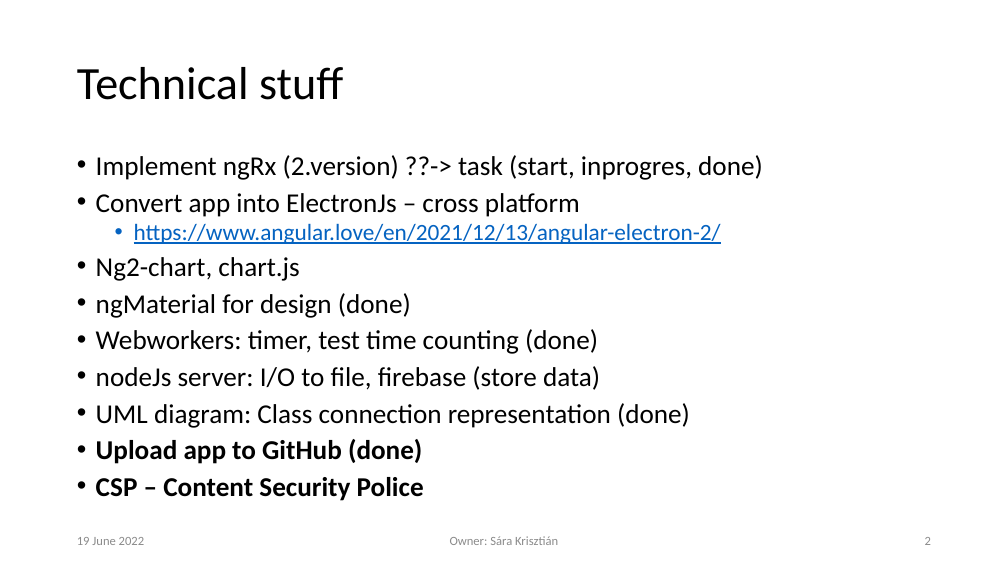
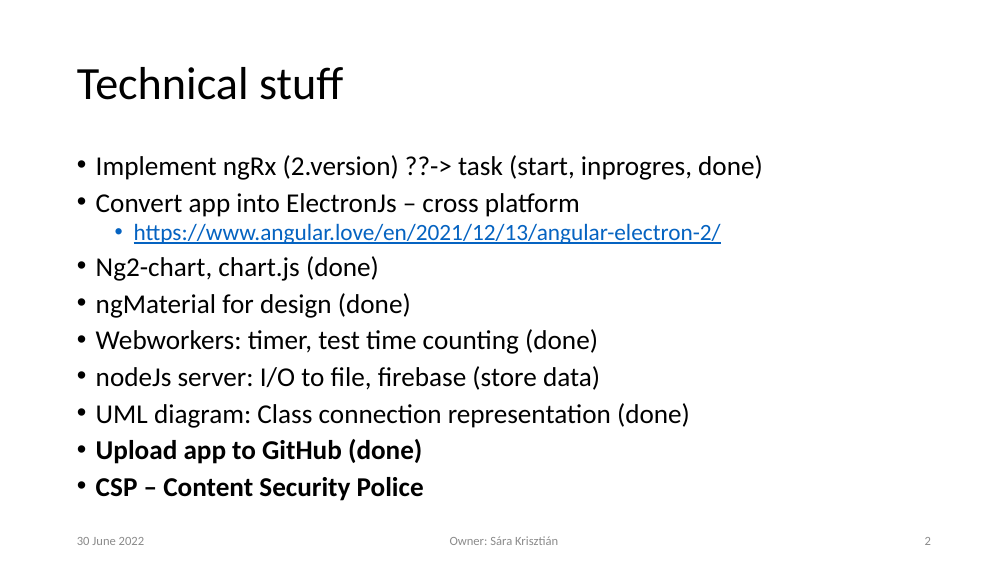
Before and after one commit to krisztian14testgit/ng-task-monitor, a slide deck: slide 2 of plan/TaskTracingApp.pptx. Drawn at 1008x567 pixels with LibreOffice and Linux fonts; fonts in the diff are those of the drawing; background and template pictures are left out. Boxes give left, top, right and bottom in pixels: in the first picture for what was removed or moved away, otherwise in the second. Text is boxed around its words. In the diff, an @@ line names an element or a change of style, - is before the commit and + after.

Commit message:
pptx chart plans, todo list saved

```diff
--- a/plan/TaskTracingApp.pptx
+++ b/plan/TaskTracingApp.pptx
@@ text at (96, 256, 379, 281): text changed @@
-• Ng2-chart, chart.js
+• Ng2-chart, chart.js (done)
@@ text at (77, 537, 145, 545): text changed @@
-19 June 2022
+30 June 2022
```
Also in this commit, not shown: 8 other slides changed.
